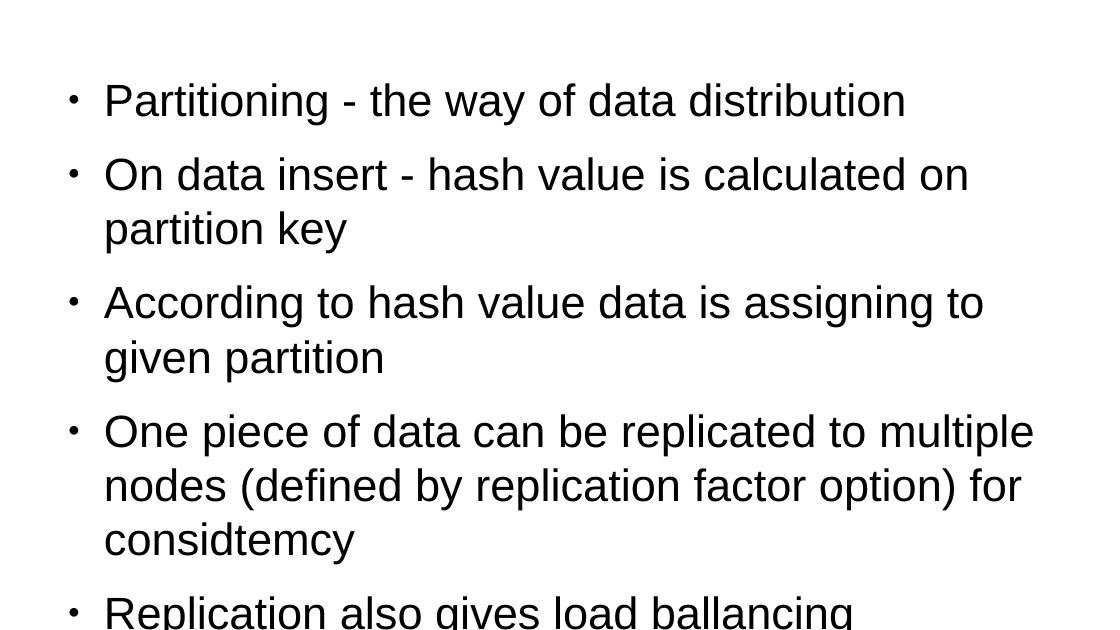
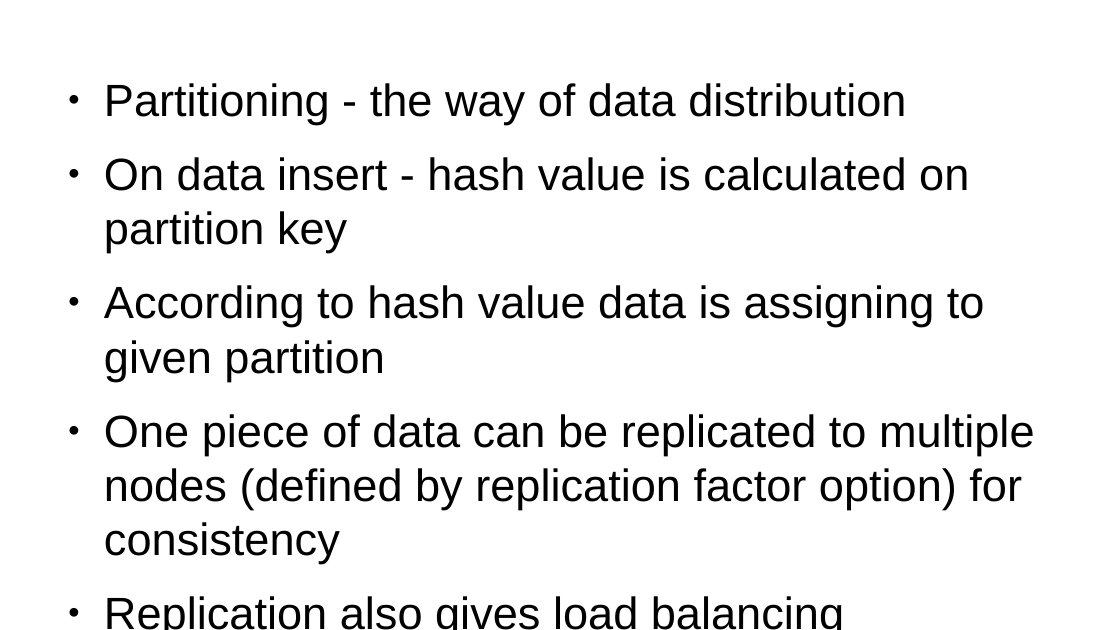
Before and after one commit to dbondin/unndb-2021, a slide deck: slide 3 of cassandra.odp. Drawn at 1120x630 pixels with LibreOffice and Linux fonts; fonts in the diff are those of the drawing. Boxes give left, top, right and bottom in pixels: in the first picture for what was removed or moved away, otherwise in the second. Text is boxed around its words. In the diff, an @@ line names an element or a change of style, - is before the commit and + after.

```diff
--- a/cassandra.odp
+++ b/cassandra.odp
@@ text at box(104, 414, 1035, 630): text changed @@
-● One piece of data can be replicated to multiple nodes (defined by replication factor option) for considtemcy
-● Replication also gives load ballancing
+● One piece of data can be replicated to multiple nodes (defined by replication factor option) for consistency
+● Replication also gives load balancing
```
Also in this commit, not shown: 2 other slides changed, 1 other file.
